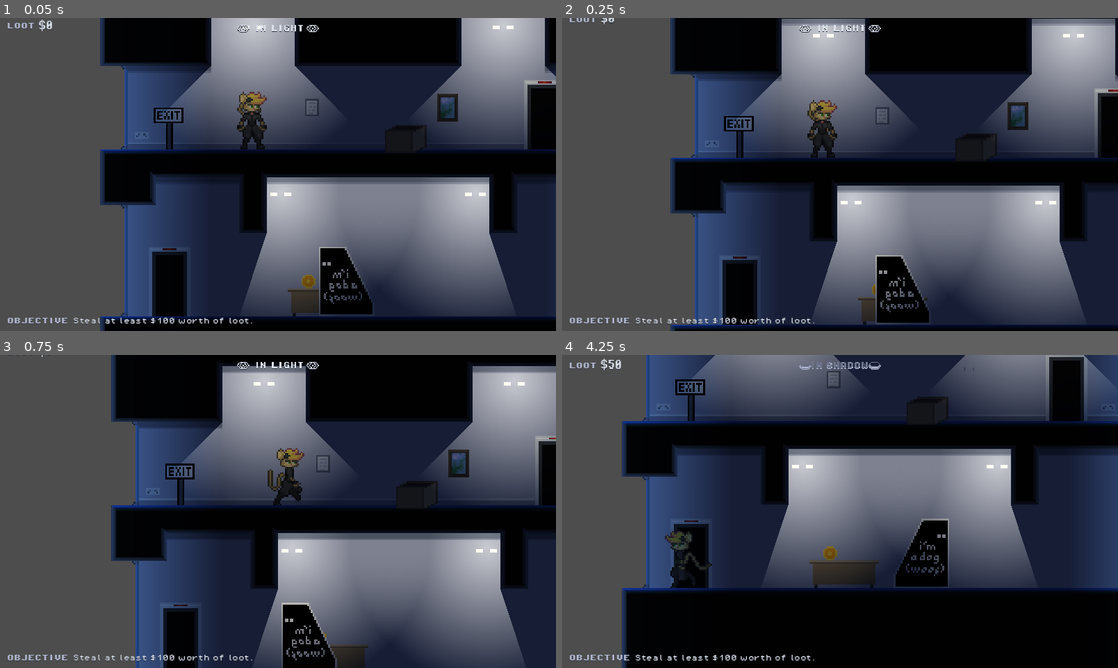
Above: before the commit, frames 1-4 (two rows, left to right).
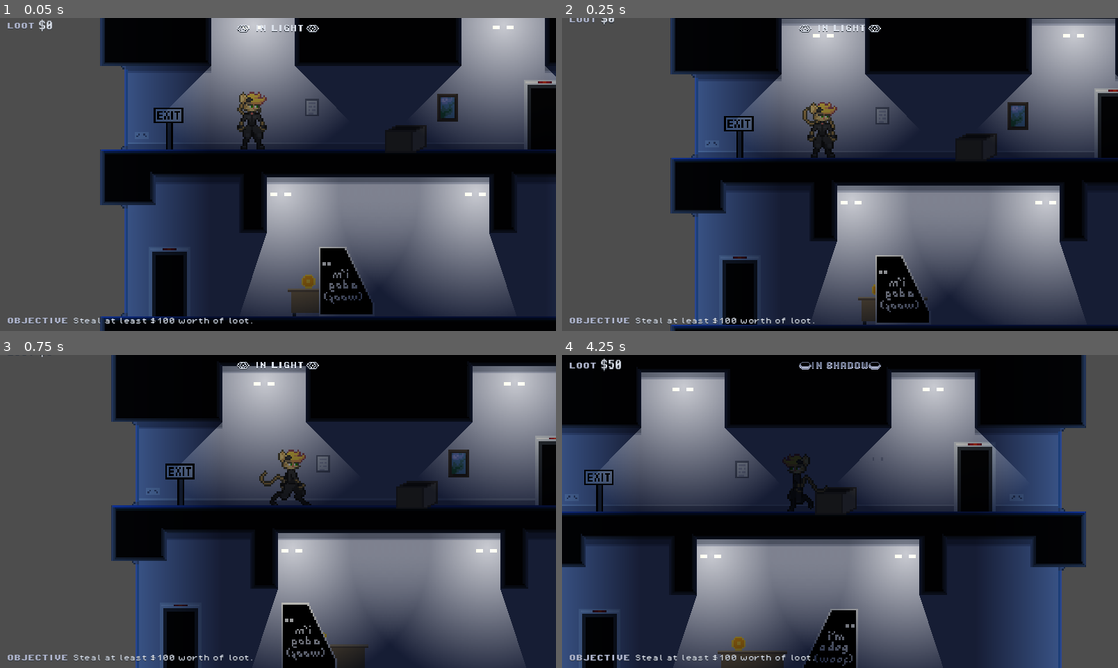
Above: after the commit, the same moments.

Repository: adamscott/catburglar
Game: Godot game, scene res://scenes/testbed.tscn
Two runs of this game, one before a commit and one after it. Both use one fixed random seed, a clock stepped at 60 frames per second and the inputs below. The project has no main scene, so this scene is started directly.
Inputs:
- Up to frame 1 (0.05 s): no input
- Up to frame 2 (0.25 s): no input
- Up to frame 3 (0.75 s): hold Right (right) from 0.53 s (still down); tap X (interact) at 0.6 s
- Up to frame 4 (4.25 s): release Right (right) at 1.28 s; hold Down (down) 1.28-2.03 s; tap X (interact) every 0.75 s from 1.35 to 3.6 s; hold Right (right) 2.03-3.53 s; hold Left (left) from 3.53 s (still down)

Frame 1 is identical in both runs. In frame 2, 0.4% of the frame differs, in the area x 43-50%, y 26-44%; in frame 3, 0.5%; in frame 4, 91%, in the area x 0-100%, y 0-100%.

Commit message:
Add swipe and caught animations to player

Diff:
--- a/game/objects/player.gd
+++ b/game/objects/player.gd
@@ -5,7 +5,7 @@
 @onready var sprite : Sprite2D = $Sprite2D
 @onready var area_interact : Area2D = $Area2D_Interact
 
-enum State {NORMAL, CROUCHING_DOWN, CROUCHED, STANDING_UP, ENTERING_BOX, IN_BOX, LEAVING_BOX, ENTERING_DOOR, LEAVING_DOOR, PICKING_LOCK, CRACKING_SAFE, CAUGHT}
+enum State {NORMAL, CROUCHING_DOWN, CROUCHED, STANDING_UP, ENTERING_BOX, IN_BOX, LEAVING_BOX, ENTERING_DOOR, LEAVING_DOOR, SWIPING, PICKING_LOCK, CRACKING_SAFE, CAUGHT}
 
 var current_state : int = State.NORMAL
 var anim_index : float = 0.0
@@ -46,6 +46,8 @@
 
 func spotted() -> void:
 	current_state = State.CAUGHT
+	anim_index = 0.0
+	emit_signal("caught")
 
 func try_to_interact() -> void:
 	var interactables : Array[Area2D] = area_interact.get_overlapping_areas()
@@ -57,6 +59,8 @@
 			anim_index = 0.0
 		else:
 			interactable.interact()
+			current_state = State.SWIPING
+			anim_index = 0.0
 
 func _physics_process_entering_door(delta : float) -> void:
 	obscured = false
@@ -78,7 +82,7 @@
 
 func _physics_process_crouching_down(delta : float) -> void:
 	obscured = false
-	anim_index += delta * 10.0
+	anim_index += delta * 15.0
 	sprite.frame = 28 + clampf(anim_index, 0.0, 4.0)
 	if anim_index >= 4.0:
 		current_state = State.CROUCHED
@@ -96,7 +100,7 @@
 
 func _physics_process_standing_up(delta : float) -> void:
 	obscured = false
-	anim_index += delta * 10.0
+	anim_index += delta * 15.0
 	if anim_index >= 2.0:
 		current_state = State.NORMAL
 	sprite.frame = 34 + clampf(anim_index, 0.0, 1.0)
@@ -112,11 +116,23 @@
 	elif Input.is_action_just_pressed(&"down"):
 		current_state = State.CROUCHING_DOWN
 		anim_index = 0.0
-	anim_index += delta
+	anim_index += delta * 10.0
 	if movement_desired == 0.0:
-		sprite.frame = wrapf(anim_index * 8.0, 0, 14)
+		sprite.frame = wrapf(anim_index, 0, 14)
 	else:
-		sprite.frame = 14 + wrapf(anim_index * 8.0, 0, 8)
+		sprite.frame = 14 + wrapf(anim_index, 0, 8)
+
+func _physics_process_swiping(delta : float) -> void:
+	obscured = false
+	anim_index += delta * 15.0
+	sprite.frame = 56 + clampf(anim_index, 0.0, 8.0)
+	if anim_index >= 9.0:
+		current_state = State.NORMAL
+
+func _physics_process_caught(delta : float) -> void:
+	obscured = false
+	anim_index += delta * 15.0
+	sprite.frame = 70 + clampf(anim_index, 0.0, 4.0)
 
 func _physics_process(delta : float) -> void:
 	match current_state:
@@ -126,6 +142,8 @@
 		State.NORMAL: _physics_process_normal(delta)
 		State.ENTERING_DOOR: _physics_process_entering_door(delta)
 		State.LEAVING_DOOR: _physics_process_leaving_door(delta)
+		State.SWIPING: _physics_process_swiping(delta)
+		State.CAUGHT: _physics_process_caught(delta)
 	lit = false
 	for illuminator in get_tree().get_nodes_in_group("illuminator"):
 		if illuminator.is_lighting_player():
--- a/game/objects/player.tscn
+++ b/game/objects/player.tscn
@@ -22,7 +22,7 @@
 position = Vector2(0, -18)
 texture = ExtResource("1_xo8fu")
 hframes = 14
-vframes = 4
+vframes = 7
 
 [node name="Area2D_Interact" type="Area2D" parent="."]
 position = Vector2(0, -16)
Binary file changed: game/sprites/player.png
